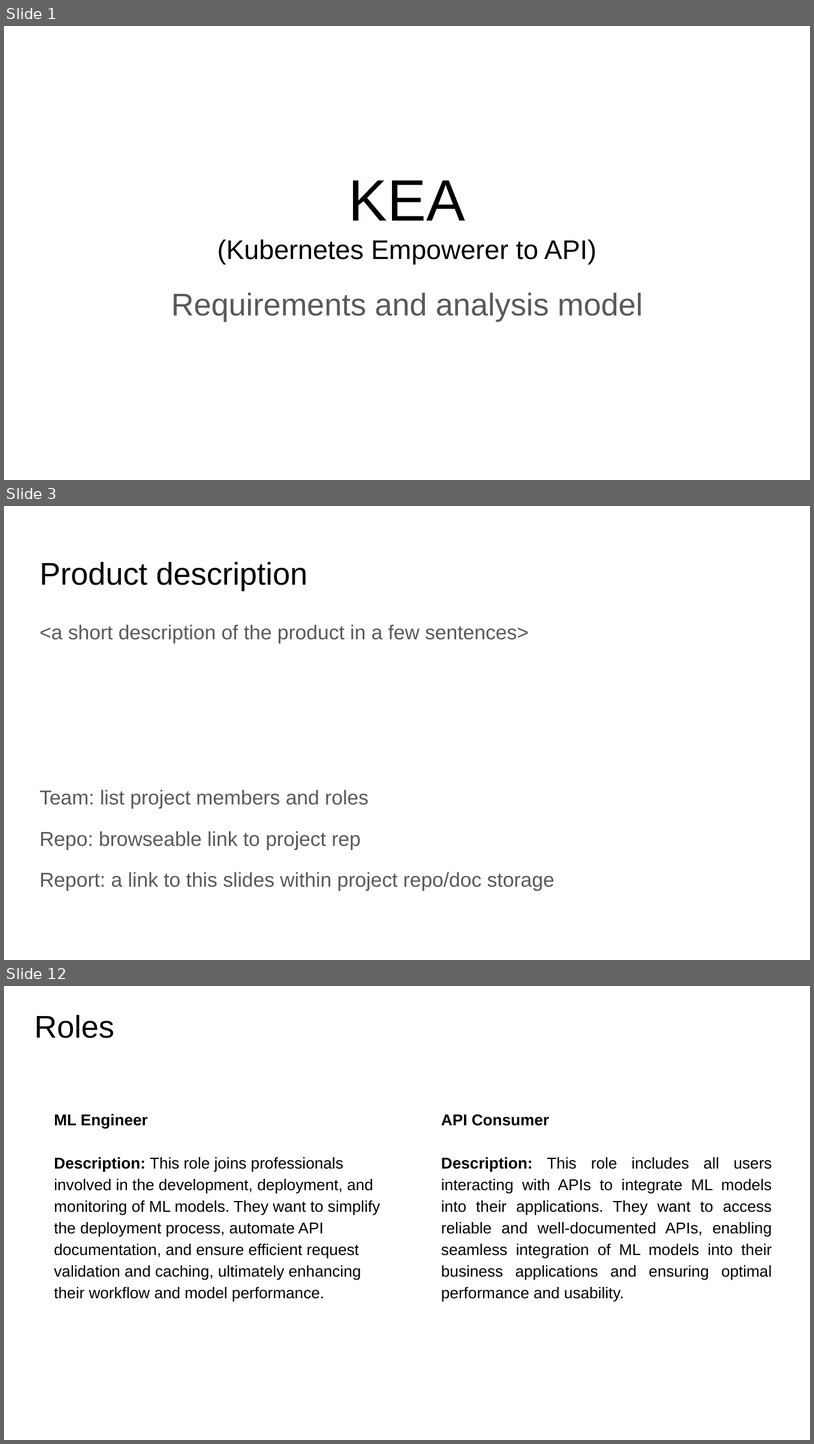
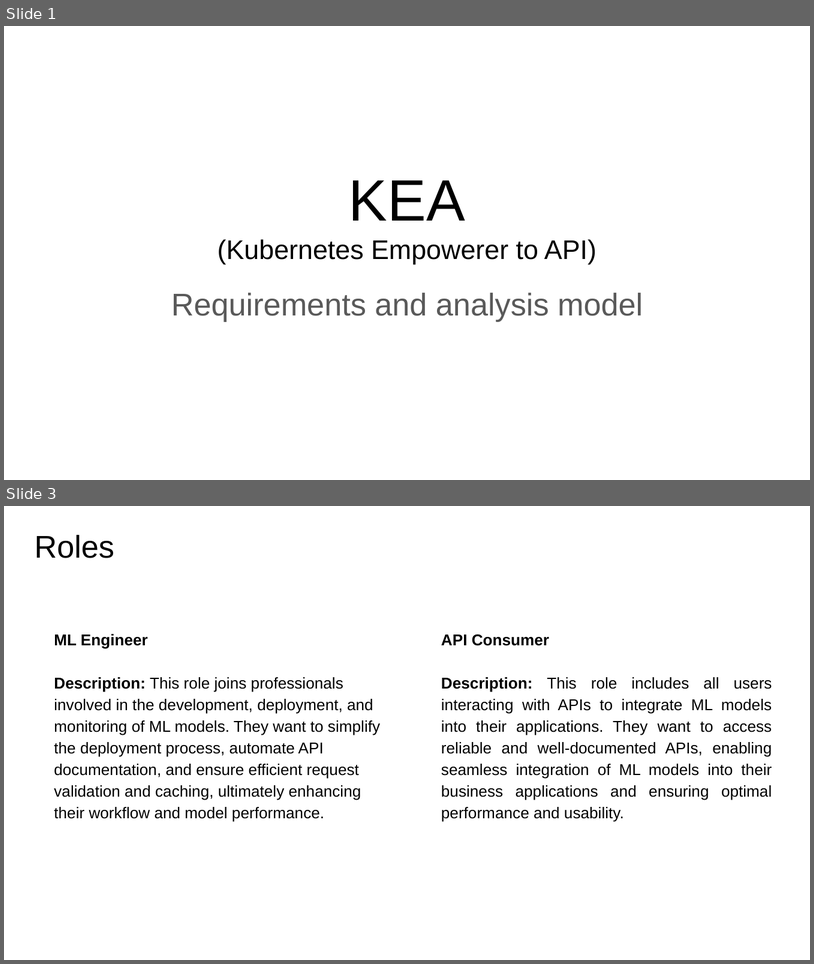
Before and after one commit to fanglores/Advanced-Software-Design, a slide deck: Practice Tasks/Final_Task/K8C_FinalTask1_(Task7).pptx. Shown one above the other, each under a label of ours: slides 1, 3 and 12 before the commit, slides 1 and 3 after it; the slides between them are not shown. The pictures are 814x1444 and 814x964 pixels, drawn with LibreOffice and Linux fonts; fonts in the diff are those of the drawing. Boxes give left, top, right and bottom in pixels: in the first picture for what was removed or moved away, otherwise in the second. Text is boxed around its words. In the diff, an @@ line names an element or a change of style, - is before the commit and + after.

```diff
--- a/Practice Tasks/Final_Task/K8C_FinalTask1_(Task7).pptx
+++ b/Practice Tasks/Final_Task/K8C_FinalTask1_(Task7).pptx
@@ slide 3 removed at (4,506,810,960), background #FFFFFF @@
@@ title removed at (39,562,308,591) @@
-Product description
@@ text removed at (39,624,555,890) @@
-<a short description of the product in a few sentences>
-Team: list project members and roles
-Repo: browseable link to project rep
-Report: a link to this slides within project repo/doc storage
@@ what was slide 12 is now slide 3 @@
```
Also in this commit, not shown: 8 slides changed, 2 other slides removed, 1 other file.
